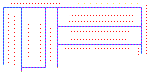
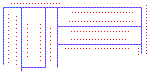
Layer changes from the first 150 × 75 image to the second:
painted on "Layer" over bbox(14, 12, 133, 65)
